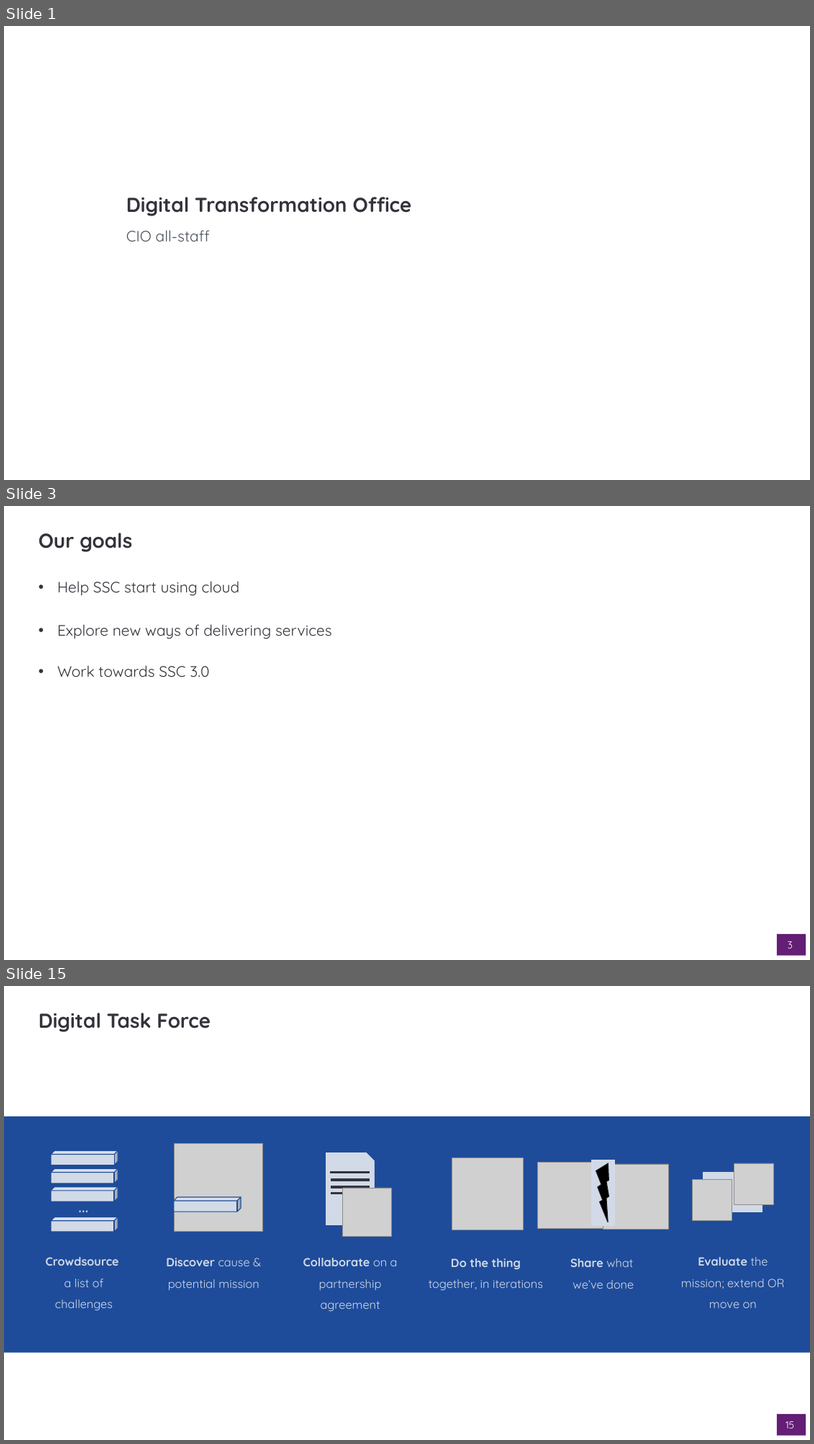
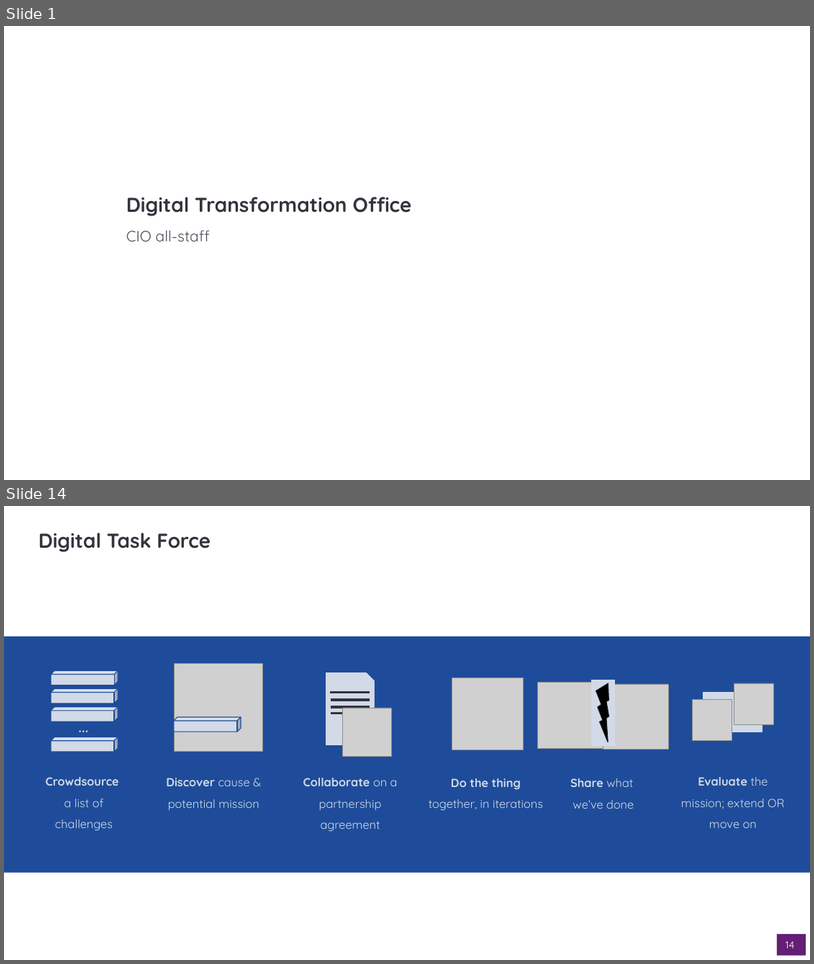
Before and after one commit to dto-btn/reading-material, a slide deck: presentations/dto-all-staff_2019-10-17.pptx. Shown one above the other, each under a label of ours: slides 1, 3 and 15 before the commit, slides 1 and 14 after it; the slides between them are not shown. The pictures are 814x1444 and 814x964 pixels, drawn with LibreOffice and Linux fonts; fonts in the diff are those of the drawing; grey boxes stand for pictures; background and template pictures are left out. Boxes give left, top, right and bottom in pixels: in the first picture for what was removed or moved away, otherwise in the second. Text is boxed around its words. In the diff, an @@ line names an element or a change of style, - is before the commit and + after.

Commit message:
Trimmed down presentation.  Focus on cloud, automation and devops

```diff
--- a/presentations/dto-all-staff_2019-10-17.pptx
+++ b/presentations/dto-all-staff_2019-10-17.pptx
@@ slide 3 removed at <box>4,506,810,960</box>, background #FFFFFF @@
@@ title removed at <box>39,533,132,552</box> @@
-Our goals
@@ text removed at <box>57,581,332,677</box> @@
-• Help SSC start using cloud
-• Explore new ways of delivering services
-• Work towards SSC 3.0
@@ page number removed at <box>777,934,806,955</box> @@
-3
@@ what was slide 15 is now slide 14 @@
@@ page number at <box>786,941,795,948</box>: text changed @@
-15
+14
```
Also in this commit, not shown: 6 slides changed, 6 slides added, 10 other slides removed.
